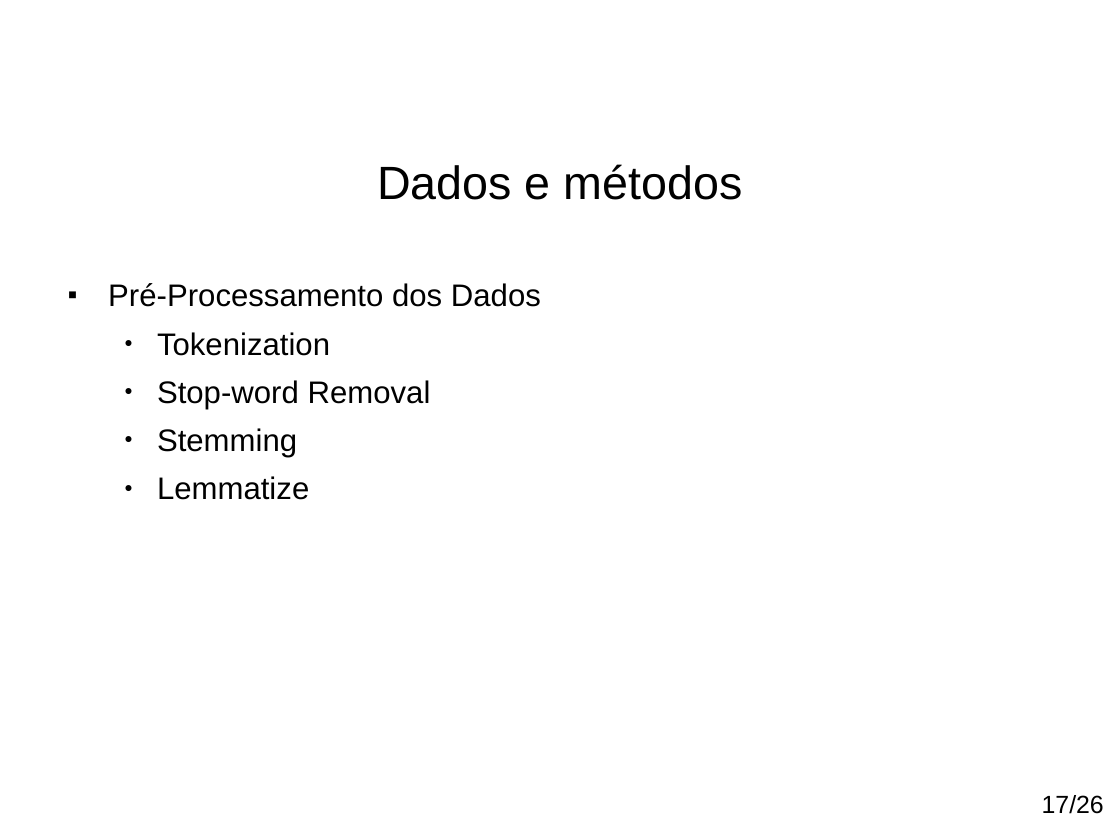
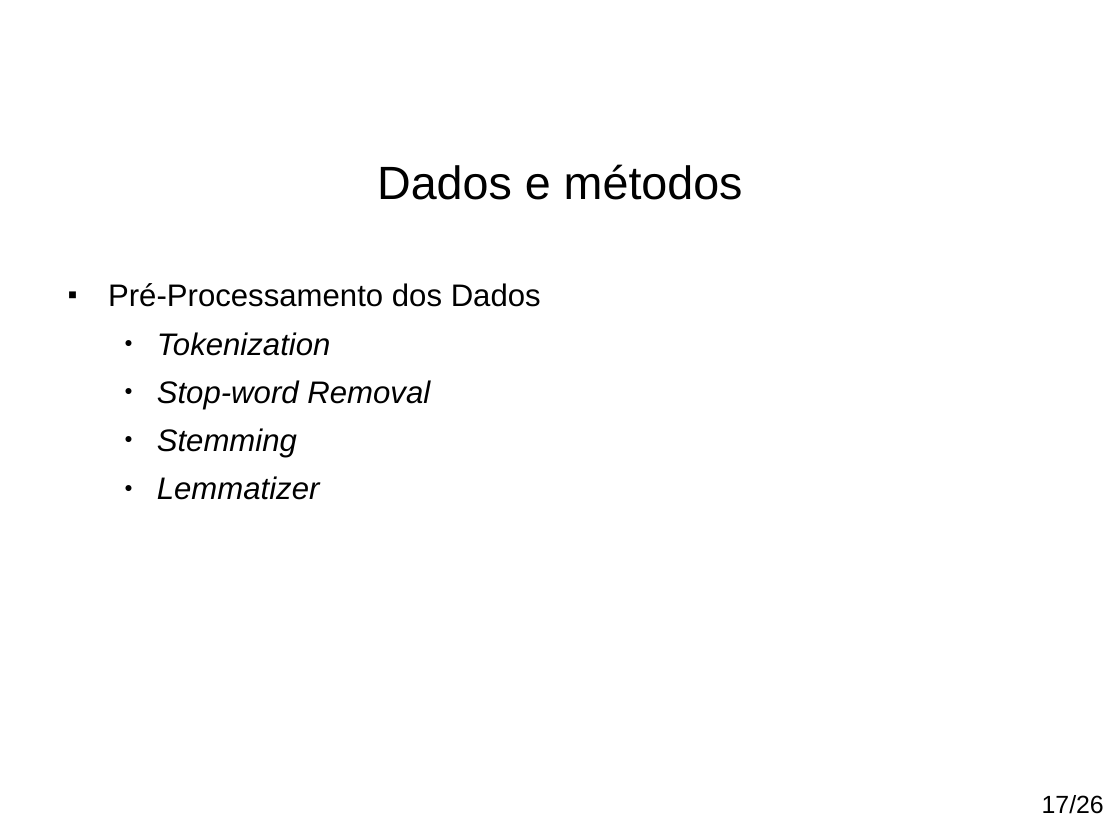
Before and after one commit to paulohq/apresentacao-NLP, a slide deck: slide 21 of apresentacao-mineracao-de-sugestoes.ppt (slide 23 before the commit). Drawn at 1120x840 pixels with LibreOffice and Linux fonts; fonts in the diff are those of the drawing; background and template pictures are left out. Boxes give left, top, right and bottom in pixels: in the first picture for what was removed or moved away, otherwise in the second. Text is boxed around its words. In the diff, an @@ line names an element or a change of style, - is before the commit and + after.

```diff
--- a/apresentacao-mineracao-de-sugestoes.ppt
+++ b/apresentacao-mineracao-de-sugestoes.ppt
@@ text at (x1=108, y1=283, x2=541, y2=457): italic on in "Tokenization", "Stop-word Removal", "Stemming"; indent changed @@
@@ text at (x1=157, y1=476, x2=320, y2=500): text changed; italic on @@
-  ● Lemmatize
+  ● Lemmatizer
```
Also in this commit, not shown: 25 other slides changed, 4 slides removed, 2 other files.
